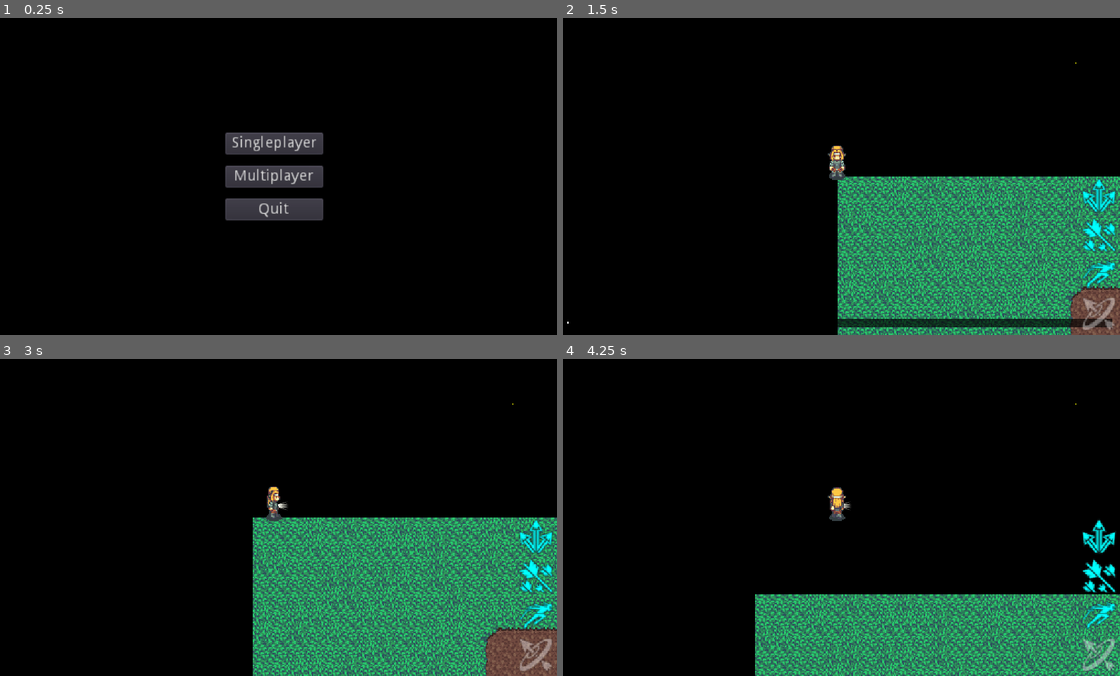
Above: before the commit, frames 1-4 (two rows, left to right).
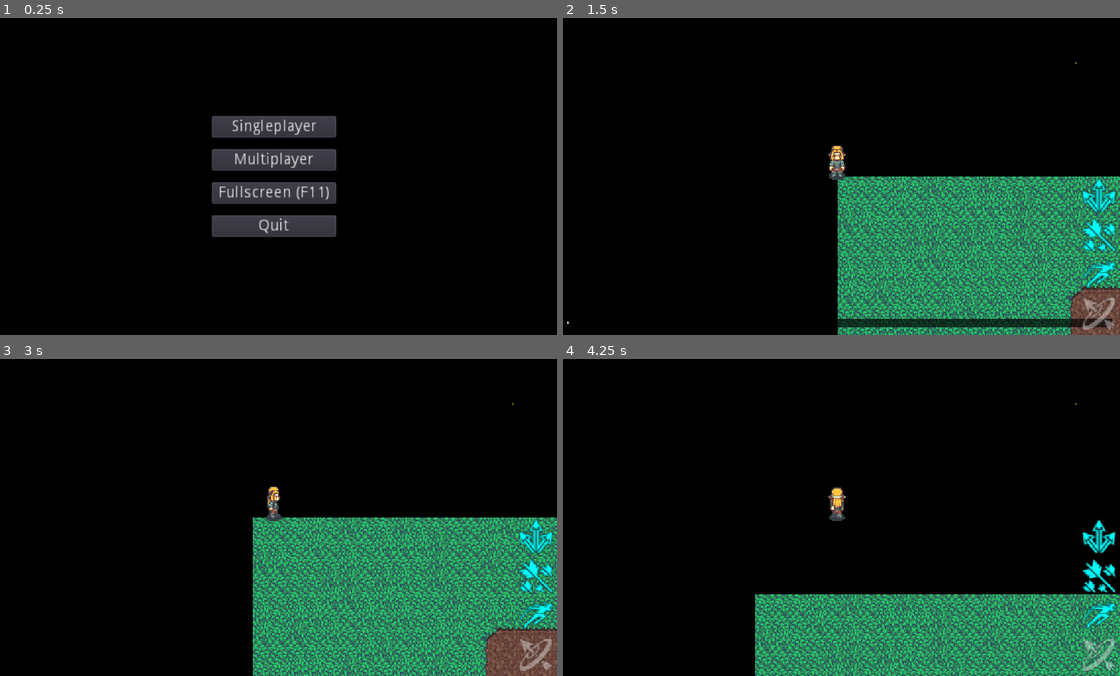
Above: after the commit, the same moments.

Repository: nisovin/Moonshot
Game: Godot game, scene res://bootstrap/Bootstrap.tscn
Two runs of this game, one before a commit and one after it. Both use one fixed random seed, a clock stepped at 60 frames per second and the inputs below.
Inputs (mouse positions are in pixels of both pictures, inside the frame that each line leads up to):
- Up to frame 1 (0.25 s): no input
- Up to frame 2 (1.5 s): click "Singleplayer" at 0.5 s; tap Enter at 1.25 s; move the mouse to (964, 160) at 1.27 s; press the mouse at (964, 160) at 1.28 s; hold D (right) from 1.28 s (still down)
- Up to frame 3 (3 s): right-click (401, 501) at 1.55 s; tap Space at 2 s; move the mouse to (161, 533) at 2.02 s; release D (right) at 2.03 s; release the mouse at (161, 533) at 2.03 s; hold S (down) 2.03-2.78 s; right-click (161, 533) at 2.1 s; click (161, 533) at 2.17 s; tap Shift (movement) at 2.3 s; tap Enter at 2.75 s; move the mouse to (328, 447) at 2.77 s; hold D (right) from 2.78 s (still down); hold Shift (movement) from 2.78 s (still down); click (328, 447) at 2.92 s
- Up to frame 4 (4.25 s): tap R (ultimate) at 3.05, 3.6 s; move the mouse to (808, 580) at 3.52 s; release D (right) at 3.53 s; release Shift (movement) at 3.53 s; hold W (up) from 3.53 s (still down); click (808, 580) at 3.8 s

The runs differ from the first frame. In frame 1, 6.5% of the frame differs, in the area x 38-61%, y 30-70%; in frame 2, nothing differs; in frame 3, less than 0.1%; in frame 4, less than 0.1%.

Commit message:
More stuff

Diff:
--- a/src/MovementSmoother.gd
+++ b/src/MovementSmoother.gd
@@ -17,7 +17,6 @@
 	if follow == null:
 		follow = get_parent()
 	var sprite_parent = follow.get_node_or_null("../../Smoothed")
-	print(sprite_parent)
 	if sprite_parent != null:
 		get_parent().remove_child(self)
 		sprite_parent.add_child(self)
--- a/src/bootstrap/BootstrapSolo.gd
+++ b/src/bootstrap/BootstrapSolo.gd
@@ -1,12 +1,6 @@
 extends Node
 
 func _ready():
-
-	print(int_to_bin_array(11))
-	print(int_to_bin_array(10))
-	print(int_to_bin_array(5))
-	print(int_to_bin_array(6))
-
 	Game.start_solo()
 	queue_free()
 
--- a/src/enemies/Enemy.gd
+++ b/src/enemies/Enemy.gd
@@ -73,7 +73,6 @@
 remotesync func die():
 	dead = true
 	if not Game.is_server():
-		print(last_hit, " ", OS.get_ticks_msec())
 		if Game.player != null and last_hit > OS.get_ticks_msec() - 10000:
 			Game.player.got_kill(self, last_hit > OS.get_ticks_msec() - 250)
 		stun_particles.emitting = false
--- a/src/enemies/EnemyManager.gd
+++ b/src/enemies/EnemyManager.gd
@@ -1,4 +1,6 @@
 extends Node
+
+enum Directive { NONE, FOCUS_PLAYERS, FOCUS_KEEP, SWIFTNESS, ENRAGE }
 
 onready var enemy_spawn_point = owner.get_node("EnemySpawn")
 onready var enemies_node = owner.get_node("Walls/Entities/Enemies")
--- a/src/gui/GameGUI.gd
+++ b/src/gui/GameGUI.gd
@@ -1,4 +1,14 @@
 extends CanvasLayer
+
+const STATUS_TOOLTIPS = [
+	{ "name": "Midnight", "description": "It is midnight, when you are most powerful. Your damage and energy regeneration are increased." },
+	{ "name": "Energized", "description": "Just before the moon shrine was corrupted, it released a burst of lunar energy. Your health regen, energy regen, and cooldown recovery are increased." },
+	{ "name": "Zenith", "description": "It is midday, when the enemy is most powerful. Their damage is increased." },
+	{ "name": "AAARRG!", "description": "The enemy is filled with fiery rage. Their damage is greatly increased, but they also take more damage." },
+	{ "name": "Hurry Up!", "description": "The enemy has been energized, greatly increasing their movement speed." },
+	{ "name": "Destroy The Walls!", "description": "The enemy is currently focused on tearing down the walls, and will try to ignore players." },
+	{ "name": "Slay Them!", "description": "The enemy is currently focused on killing players. Their damage is increased." }
+]
 
 onready var chat_line = $Chat/ChatLine
 onready var scroll = $Chat/ScrollContainer
@@ -6,7 +16,7 @@
 onready var chat_tween = $Chat/Tween
 
 var chatting = false
-var showing_tooltip = -1
+var showing_tooltip = null
 
 func _ready():
 	scroll.get_v_scrollbar().modulate = Color.transparent
@@ -87,35 +97,49 @@
 		check_tooltip()
 
 func check_tooltip():
+	var i = 0
+
 	var c = Game.player.player_class
-	var i = 0
 	for a in $Abilities.get_children():
 		a.value = 1 - c.call("get_" + a.name.to_lower() + "_cooldown")
 		a.tint_progress = Color.cyan if a.value == 1 else Color.white
 		var p = a.get_local_mouse_position()
 		var s = a.rect_size
 		if p.x > 0 and p.x < s.x and p.y > 0 and p.y < s.y:
-			show_tooltip(i, c.ABILITIES[i])
+			show_tooltip("A" + str(i), c.ABILITIES[i])
 			return
 		i += 1
+
+	i = 0
+	for a in $Statuses.get_children():
+		var p = a.get_local_mouse_position()
+		var s = a.rect_size
+		if a.visible and p.x > 0 and p.x < s.x and p.y > 0 and p.y < s.y:
+			show_tooltip("S" + str(i), STATUS_TOOLTIPS[i], "TL")
+			return
+		i += 1
+
 	hide_tooltip()
 
-func show_tooltip(i, ability):
-	if showing_tooltip != i:
-		showing_tooltip = i
+func show_tooltip(id, data, corner = "BR"):
+	if showing_tooltip != id:
+		showing_tooltip = id
 		$Tooltip.show()
-		$Tooltip/VBoxContainer/AbilityName.text = ability.name
-		var desc = ability.description
-		if ability.has("cost"):
-			desc += "\n[color=yellow]Cost:[/color] " + ability.cost
-		if ability.has("cooldown"):
-			desc += "\n[color=yellow]Cooldown:[/color] " + ability.cooldown
+		$Tooltip/VBoxContainer/AbilityName.text = data.name
+		var desc = data.description
+		if data.has("cost"):
+			desc += "\n[color=yellow]Cost:[/color] " + data.cost
+		if data.has("cooldown"):
+			desc += "\n[color=yellow]Cooldown:[/color] " + data.cooldown
 		$Tooltip/VBoxContainer/RichTextLabel.parse_bbcode(desc)
 		yield(get_tree(), "idle_frame")
 		yield(get_tree(), "idle_frame")
 		$Tooltip.rect_size.y = $Tooltip/VBoxContainer/RichTextLabel.get_content_height() + 30
-	$Tooltip.rect_position = $Tooltip.get_global_mouse_position() - $Tooltip.rect_size
+	if corner == "BR":
+		$Tooltip.rect_position = $Tooltip.get_global_mouse_position() - $Tooltip.rect_size
+	else:
+		$Tooltip.rect_position = $Tooltip.get_global_mouse_position()
 
 func hide_tooltip():
 	$Tooltip.hide()
-	showing_tooltip = -1
+	showing_tooltip = null
--- a/src/gui/GameGUI.tscn
+++ b/src/gui/GameGUI.tscn
@@ -8,6 +8,13 @@
 [ext_resource path="res://gui/warrior_ultimate.png" type="Texture" id=6]
 [ext_resource path="res://gui/warrior_attack1.png" type="Texture" id=7]
 [ext_resource path="res://gui/Minimal5x7.ttf" type="DynamicFontData" id=8]
+[ext_resource path="res://gui/icons/status_midnight.png" type="Texture" id=9]
+[ext_resource path="res://gui/icons/status_rage.png" type="Texture" id=10]
+[ext_resource path="res://gui/icons/status_shrinedeath.png" type="Texture" id=11]
+[ext_resource path="res://gui/icons/status_midday.png" type="Texture" id=12]
+[ext_resource path="res://gui/icons/status_swift.png" type="Texture" id=13]
+[ext_resource path="res://gui/icons/status_focus_keep.png" type="Texture" id=14]
+[ext_resource path="res://gui/icons/status_focus_players.png" type="Texture" id=15]
 
 [sub_resource type="StyleBoxFlat" id=1]
 bg_color = Color( 0, 0, 0, 0.670588 )
@@ -21,14 +28,86 @@
 [sub_resource type="DynamicFont" id=3]
 font_data = ExtResource( 3 )
 
+[sub_resource type="DynamicFont" id=4]
+font_data = ExtResource( 3 )
+
 [sub_resource type="DynamicFont" id=5]
-font_data = ExtResource( 3 )
-
-[sub_resource type="DynamicFont" id=4]
 font_data = ExtResource( 8 )
 
 [node name="GUI" type="CanvasLayer"]
 script = ExtResource( 2 )
+
+[node name="Statuses" type="HBoxContainer" parent="."]
+anchor_right = 1.0
+margin_left = 5.0
+margin_top = 5.0
+margin_right = -5.0
+mouse_filter = 2
+__meta__ = {
+"_edit_use_anchors_": false
+}
+
+[node name="Midnight" type="TextureRect" parent="Statuses"]
+visible = false
+modulate = Color( 0, 0.647059, 1, 1 )
+margin_right = 24.0
+margin_bottom = 32.0
+mouse_filter = 2
+texture = ExtResource( 9 )
+
+[node name="ShrineDeath" type="TextureRect" parent="Statuses"]
+visible = false
+modulate = Color( 0, 0.647059, 1, 1 )
+margin_left = 36.0
+margin_right = 68.0
+margin_bottom = 32.0
+mouse_filter = 2
+texture = ExtResource( 11 )
+
+[node name="Midday" type="TextureRect" parent="Statuses"]
+visible = false
+modulate = Color( 1, 0.4, 0, 1 )
+margin_left = 72.0
+margin_right = 104.0
+margin_bottom = 32.0
+mouse_filter = 2
+texture = ExtResource( 12 )
+
+[node name="Rage" type="TextureRect" parent="Statuses"]
+visible = false
+modulate = Color( 1, 0.4, 0, 1 )
+margin_left = 28.0
+margin_right = 52.0
+margin_bottom = 32.0
+mouse_filter = 2
+texture = ExtResource( 10 )
+
+[node name="Swiftness" type="TextureRect" parent="Statuses"]
+visible = false
+modulate = Color( 1, 0.4, 0, 1 )
+margin_left = 108.0
+margin_right = 140.0
+margin_bottom = 32.0
+mouse_filter = 2
+texture = ExtResource( 13 )
+
+[node name="FocusKeep" type="TextureRect" parent="Statuses"]
+visible = false
+modulate = Color( 1, 0.4, 0, 1 )
+margin_left = 108.0
+margin_right = 140.0
+margin_bottom = 32.0
+mouse_filter = 2
+texture = ExtResource( 14 )
+
+[node name="FocusPlayers" type="TextureRect" parent="Statuses"]
+visible = false
+modulate = Color( 1, 0.4, 0, 1 )
+margin_left = 56.0
+margin_right = 80.0
+margin_bottom = 32.0
+mouse_filter = 2
+texture = ExtResource( 15 )
 
 [node name="Chat" type="VBoxContainer" parent="."]
 anchor_top = 1.0
@@ -151,9 +230,11 @@
 tint_under = Color( 1, 1, 1, 0.392157 )
 
 [node name="Tooltip" type="ColorRect" parent="."]
+visible = false
 modulate = Color( 1, 1, 1, 0.866667 )
 margin_right = 250.0
 margin_bottom = 100.0
+mouse_filter = 2
 color = Color( 0.0705882, 0.0980392, 0.156863, 1 )
 __meta__ = {
 "_edit_use_anchors_": false
@@ -166,6 +247,7 @@
 margin_top = 5.0
 margin_right = -5.0
 margin_bottom = -5.0
+mouse_filter = 2
 __meta__ = {
 "_edit_use_anchors_": false
 }
@@ -183,8 +265,9 @@
 [node name="RichTextLabel" type="RichTextLabel" parent="Tooltip/VBoxContainer"]
 margin_top = 19.0
 margin_right = 240.0
-margin_bottom = 31.0
-custom_fonts/normal_font = SubResource( 4 )
+margin_bottom = 30.0
+mouse_filter = 2
+custom_fonts/normal_font = SubResource( 5 )
 bbcode_text = "This is a tooltip"
 text = "This is a tooltip"
 fit_content_height = true
--- a/src/main/Game.gd
+++ b/src/main/Game.gd
@@ -31,6 +31,10 @@
 	centered_message.visible = false
 	player_name_regex.compile("[^A-Za-z0-9_ ]")
 	chat_regex.compile("[^A-Za-z0-9_\\-()!.?@#$%&*+=:;'\" ]")
+
+func _unhandled_key_input(event):
+	if event.scancode == KEY_F11 and event.pressed:
+		OS.window_fullscreen = not OS.window_fullscreen
 
 func start_server():
 	mp_mode = MPMode.SERVER
--- a/src/main/Level.gd
+++ b/src/main/Level.gd
@@ -15,7 +15,6 @@
 	if event.scancode == KEY_F2 and event.pressed:
 		var path = $Navigation2D.get_simple_path($EnemySpawn.position, $Position2D.position, true)
 		$Line2D.points = path
-		print(path)
 	if event.scancode == KEY_F3 and event.pressed:
 		$Navigation2D/Wall.enabled = !$Navigation2D/Wall.enabled
 
@@ -42,7 +41,6 @@
 	player.set_network_master(int(data.id))
 
 func add_enemy_from_data(data):
-	print(data)
 	var enemy = Game.Enemy.instance()
 	enemy.name = str(data.id)
 	enemies_node.add_child(enemy)
@@ -66,16 +64,11 @@
 	return game_state
 
 func load_game_state(game_state):
-	print(game_state)
-	print(typeof(game_state) == TYPE_DICTIONARY)
 	if "time" in game_state:
-		print("time")
 		daynight_anim.play("daynight")
 		daynight_anim.seek(game_state.time)
 	if game_state.has("players"):
-		print("load players")
 		for p in game_state.players:
-			print(p)
 			add_player_from_data(p)
 	if "enemies" in game_state:
 		for e in game_state.enemies:
--- a/src/main/MainMenu.gd
+++ b/src/main/MainMenu.gd
@@ -10,5 +10,8 @@
 	Game.start_client()
 	queue_free()
 
+func _on_Fullscreen_pressed():
+	OS.window_fullscreen = not OS.window_fullscreen
+
 func _on_Quit_pressed():
 	get_tree().quit()
--- a/src/main/MainMenu.tscn
+++ b/src/main/MainMenu.tscn
@@ -15,28 +15,35 @@
 anchor_bottom = 1.0
 
 [node name="VBoxContainer" type="VBoxContainer" parent="CenterContainer"]
-margin_left = 211.0
-margin_top = 104.0
-margin_right = 300.0
-margin_bottom = 184.0
+margin_left = 199.0
+margin_top = 89.0
+margin_right = 312.0
+margin_bottom = 199.0
 custom_constants/separation = 10
 
 [node name="Singleplayer" type="Button" parent="CenterContainer/VBoxContainer"]
-margin_right = 89.0
+margin_right = 113.0
 margin_bottom = 20.0
 text = "Singleplayer"
 
 [node name="Multiplayer" type="Button" parent="CenterContainer/VBoxContainer"]
 margin_top = 30.0
-margin_right = 89.0
+margin_right = 113.0
 margin_bottom = 50.0
 text = "Multiplayer"
 
+[node name="Fullscreen" type="Button" parent="CenterContainer/VBoxContainer"]
+margin_top = 60.0
+margin_right = 113.0
+margin_bottom = 80.0
+text = "Fullscreen (F11)"
+
 [node name="Quit" type="Button" parent="CenterContainer/VBoxContainer"]
-margin_top = 60.0
-margin_right = 89.0
-margin_bottom = 80.0
+margin_top = 90.0
+margin_right = 113.0
+margin_bottom = 110.0
 text = "Quit"
 [connection signal="pressed" from="CenterContainer/VBoxContainer/Singleplayer" to="." method="_on_Singleplayer_pressed"]
 [connection signal="pressed" from="CenterContainer/VBoxContainer/Multiplayer" to="." method="_on_Multiplayer_pressed"]
+[connection signal="pressed" from="CenterContainer/VBoxContainer/Fullscreen" to="." method="_on_Fullscreen_pressed"]
 [connection signal="pressed" from="CenterContainer/VBoxContainer/Quit" to="." method="_on_Quit_pressed"]
--- a/src/main/MultiplayerController.gd
+++ b/src/main/MultiplayerController.gd
@@ -137,11 +137,9 @@
 # CLIENT-SIDE
 
 func _on_connected_to_server():
-	print("CONNECTED")
 	Game.show_centered_message("Waiting for game state...")
 
 remote func load_game_state(data):
-	print("RECEIVED GAME STATE")
 	if data.version != Game.VERSION:
 		Game.show_centered_message("Game version mismatch: client=" + str(Game.VERSION) + "; server=" + str(data.version))
 		get_tree().network_peer = null
@@ -157,7 +155,6 @@
 	menu.connect("option_selected", self, "_on_join_option_selected")
 
 func _on_join_option_selected(option, player_name):
-	print(option)
 	if option == -1:
 		level.queue_free()
 		Game.start_menu()
@@ -168,7 +165,6 @@
 	dc_error = err
 
 func _on_disconnected_from_server():
-	print("DISCONNECT")
 	level.queue_free()
 	Game.show_centered_message(dc_error if dc_error != null else "Disconnected")
 	dc_error = null
@@ -184,7 +180,6 @@
 	Game.start_menu()
 
 remote func invalid_name():
-	print("INVALID NAME")
 	Game.show_centered_message("Invalid name or name already in use")
 	yield(get_tree().create_timer(2), "timeout")
 	Game.hide_centered_message()
--- a/src/player/ArcherClass.gd
+++ b/src/player/ArcherClass.gd
@@ -6,9 +6,9 @@
 const Volley = preload("res://player/Volley.tscn")
 const Moonshot = preload("res://player/Moonshot.tscn")
 
-const SERIALIZE_FIELDS = [ "state", "ultimate_duration" ]
-
-const ARCHER_REGEN = 1
+const SERIALIZE_FIELDS = [ "state" ]
+
+const ARCHER_REGEN = 5
 
 const SHOOT_AIM_TIME = 0.4
 const SHOOT_ARROW_COUNT = 5
@@ -19,15 +19,15 @@
 const SHOOT_KNOCKBACK_DUR = 0.1
 const SHOOT_CENTER_DAMAGE = 40
 const SHOOT_SIDE_DAMAGE = 10
-const SHOOT_COST = 5
+const SHOOT_COST = 7
 const SHOOT_COOLDOWN = 0.5
 
 const VOLLEY_RADIUS = 64
 const VOLLEY_DAMAGE_DELAY = 0.3
 const VOLLEY_DAMAGE = 25
 const VOLLEY_STUN_DUR = 0.2
-const VOLLEY_COST = 5
-const VOLLEY_COOLDOWN = 10
+const VOLLEY_COST = 15
+const VOLLEY_COOLDOWN = 8.0
 
 const SHADOW_DURATION_MIN = 2
 const SHADOW_SPEED_MULT = 2.5
@@ -49,7 +49,7 @@
 	},
 	{
 		"name": "Falling Stars",
-		"description": "Launch a volley of arrows at a targeted location, dealing " + str(VOLLEY_DAMAGE) + " to enemies in the area.",
+		"description": "Launch a volley of arrows at a targeted location, dealing " + str(VOLLEY_DAMAGE) + " damage to enemies in the area.",
 		"cost": str(VOLLEY_COST) + " energy",
 		"cooldown": str(VOLLEY_COOLDOWN) + " seconds"
 	},
@@ -71,16 +71,17 @@
 var shoot_aim_time = 0
 var shoot_cd = 0
 
-var volley_position = Vector2.ZERO
 var volley_cd = 0
 
 var shadow_started = 0
 var shadow_cd = 0
 var shadow_lingering = false
 
+var ultimate_start_time = 0
 var ultimate_cd = ULTIMATE_COOLDOWN
 
 onready var arrow_spawn = $ArrowSpawnPoint
+onready var volley_target = $VolleyTarget
 onready var shadow_tween = $ShadowTween
 onready var ult_marker = $UltimateMarker
 
@@ -108,27 +109,24 @@
 		if i == SHOOT_ARROW_COUNT / 2 - 1:
 			a += SHOOT_ARROW_SPREAD / (SHOOT_ARROW_COUNT - 1)
 	arrow_spawn.visible = false
+	volley_target.visible = false
+	volley_target.radius = VOLLEY_RADIUS
 	ult_marker.visible = false
 
 func is_moving():
 	return false
 
 func got_kill(enemy, killing_blow):
-	print("KILL", killing_blow)
 	if killing_blow and ultimate_cd > 0:
 		ultimate_cd -= ULTIMATE_CD_REDUCE_KILL_BLOW
-		print(ultimate_cd)
 
 func attack1_press():
 	if state == ArcherState.AIMING_ULTIMATE:
 		rpc("ultimate_launch", owner.position, owner.get_action_direction())
 		return
 	if state != ArcherState.NORMAL: return
+	if shoot_cd > 0: return
 	rpc("shoot_aim", owner.position)
-	arrow_spawn.visible = true
-	for m in arrow_spawn.get_children():
-		m.modulate = Color.white
-		m.scale = Vector2(0.2, 1)
 
 func attack1_release():
 	if state != ArcherState.AIMING_ARROW: return
@@ -143,6 +141,11 @@
 	shoot_aim_time = 0
 	owner.position = pos
 	owner.pause_movement()
+	if is_network_master():
+		arrow_spawn.visible = true
+		for m in arrow_spawn.get_children():
+			m.modulate = Color.white
+			m.scale = Vector2(0.2, 1)
 
 remotesync func shoot_fire(pos, dir):
 	owner.position = pos
@@ -181,14 +184,20 @@
 	if volley_cd > 0: return
 	if Game.using_controller:
 		state = ArcherState.AIMING_VOLLEY
-		volley_position = owner.position + owner.get_action_direction() * 70
-		rpc("start_aim", owner.position)
+		volley_target.position = Vector2.ZERO
+		volley_target.visible = true
+		rpc("start_aim_volley")
 	else:
 		rpc("volley", get_global_mouse_position())
 
 func attack2_release():
 	if state == ArcherState.AIMING_VOLLEY:
-		rpc("volley", volley_position)
+		rpc("volley", volley_target.global_position)
+		state = ArcherState.NORMAL
+		volley_target.visible = false
+
+remotesync func start_aim_volley():
+	owner.pause_movement()
 
 remotesync func volley(pos):
 	volley_cd = VOLLEY_COOLDOWN
@@ -251,16 +260,22 @@
 	if ultimate_cd > 0: return
 	state = ArcherState.AIMING_ULTIMATE
 	ult_marker.visible = true
+	ultimate_start_time = OS.get_ticks_msec()
+	if Game.using_controller:
+		owner.pause_movement()
 
 func ultimate_release():
-	pass
+	if state == ArcherState.AIMING_ULTIMATE and OS.get_ticks_msec() > ultimate_start_time + 250:
+		rpc("ultimate_launch", owner.position, owner.get_action_direction())
 
 func ultimate_cancel():
 	state = ArcherState.NORMAL
 	ult_marker.visible = false
+	owner.resume_movement()
 
 remotesync func ultimate_launch(pos, dir):
 	state = ArcherState.NORMAL
+	owner.resume_movement()
 	ultimate_cd = ULTIMATE_COOLDOWN
 	owner.position = pos
 	ult_marker.visible = false
@@ -293,7 +308,16 @@
 		var dir = owner.get_action_direction()
 		ult_marker.rotation = dir.angle()
 		owner.set_facing(dir, true)
-	if shoot_cd > 0: shoot_cd -= delta
+	elif state == ArcherState.AIMING_VOLLEY and is_network_master():
+		var v = Vector2(Input.get_joy_axis(Game.controller_index, JOY_AXIS_0), Input.get_joy_axis(Game.controller_index, JOY_AXIS_1))
+		if v.length() > 0.5:
+			volley_target.position += v.normalized() * 400 * delta
+			volley_target.position.x = clamp(volley_target.position.x, -256, 256)
+			volley_target.position.y = clamp(volley_target.position.y, -144, 144)
+	if shoot_cd > 0:
+		shoot_cd -= delta
+		if shoot_cd <= 0 and state == ArcherState.NORMAL and Input.is_action_pressed("attack1"):
+			rpc("shoot_aim", owner.position)
 	if volley_cd > 0: volley_cd -= delta
 	if shadow_cd > 0 and state != ArcherState.SHADOWED: shadow_cd -= delta
 	if ultimate_cd > 0: ultimate_cd -= delta
--- a/src/player/Player.tscn
+++ b/src/player/Player.tscn
@@ -11,6 +11,7 @@
 [ext_resource path="res://player/arrow_aim_primary.png" type="Texture" id=9]
 [ext_resource path="res://player/archer_ult_aim.png" type="Texture" id=10]
 [ext_resource path="res://player/moon_particle.png" type="Texture" id=11]
+[ext_resource path="res://main/Circle.gd" type="Script" id=12]
 
 [sub_resource type="CircleShape2D" id=1]
 radius = 8.15757
@@ -297,6 +298,10 @@
 
 [node name="ShadowTween" type="Tween" parent="ArcherClass"]
 
+[node name="VolleyTarget" type="Node2D" parent="ArcherClass"]
+script = ExtResource( 12 )
+color = Color( 1, 1, 1, 0.415686 )
+
 [node name="UltimateMarker" type="Sprite" parent="ArcherClass"]
 modulate = Color( 0.780392, 1, 0.996078, 1 )
 texture = ExtResource( 10 )
--- a/src/player/WarriorClass.gd
+++ b/src/player/WarriorClass.gd
@@ -3,6 +3,8 @@
 enum WarriorState { NORMAL, SWINGING_SWORD, AIMING_RUSH, RUSHING }
 
 const SERIALIZE_FIELDS = [ "state", "ultimate_duration" ]
+
+const ENERGY_REGEN = 10
 
 const ATTACK_SWING_TIME = 0.25
 const ATTACK_SWING_ANGLE = PI * 0.8
@@ -12,14 +14,14 @@
 const ATTACK_KNOCKBACK_STR = 300
 const ATTACK_KNOCKBACK_DUR = 0.1
 const ATTACK_STUN_DUR = 0.5
-const ATTACK_COST = 10
-const ATTACK_COOLDOWN = 0.5
+const ATTACK_COST = 8
+const ATTACK_COOLDOWN = 0.4
 
 const AOE_DAMAGE_CLOSE = 40
 const AOE_DAMAGE_FAR = 15
 const AOE_CLOSE_RADIUS = 40
 const AOE_STUN_DUR = 2.0
-const AOE_COST = 20
+const AOE_COST = 15
 const AOE_COOLDOWN = 10.0
 
 const RUSH_MIN_DISTANCE = 50
@@ -27,15 +29,16 @@
 const RUSH_CHARGE_TIME = 300
 const RUSH_SPEED = 800
 const RUSH_MAX_TIME = 750
-const RUSH_DAMAGE = 2
+const RUSH_DAMAGE = 5
 const RUSH_KNOCKBACK_STR = 300
 const RUSH_KNOCKBACK_DUR = 0.1
 const RUSH_STUN_DUR = 0.3
-const RUSH_COST = 50
+const RUSH_COST = 40
 const RUSH_COOLDOWN = 3.0
 
 const ULTIMATE_ATTACK_MULT = 3
 const ULTIMATE_DEFENSE_MULT = 0.2
+const ULTIMATE_ENERGY_MULT = 2
 const ULTIMATE_CD_MULT = 2.0
 const ULTIMATE_DURATION = 15
 const ULTIMATE_KILL_EXTEND = 1
@@ -60,7 +63,7 @@
 	},
 	{
 		"name": "Astral Rush",
-		"description": "Charge forward, dealing " + str(RUSH_DAMAGE) + " damage around you upon impacting with an enemy, and knocking them back.",
+		"description": "Charge forward, dealing " + str(RUSH_DAMAGE) + " damage to enemies around you upon impact, and knocking them back.",
 		"cost": str(RUSH_COST) + " energy",
 		"cooldown": str(RUSH_COOLDOWN) + " seconds"
 	},
@@ -262,7 +265,6 @@
 remotesync func start_rush(start_pos, rush_dir, max_dist):
 	owner.position = start_pos
 	owner.set_facing(rush_dir, true)
-	print("start_rush ", rush_dir)
 	rush_start_time = OS.get_ticks_msec()
 	rush_start_position = start_pos
 	rush_direction = rush_dir
@@ -271,7 +273,6 @@
 	state = WarriorState.RUSHING
 
 remotesync func end_rush(end_pos, collided):
-	print("end rush ", end_pos, collided)
 	owner.position = end_pos
 	state = WarriorState.NORMAL
 	owner.resume_movement()
--- a/src/project.godot
+++ b/src/project.godot
@@ -36,8 +36,8 @@
 
 window/size/width=512
 window/size/height=288
-window/size/test_width=1920
-window/size/test_height=1080
+window/size/test_width=1280
+window/size/test_height=720
 window/stretch/mode="2d"
 window/stretch/aspect="expand"
 
Not shown: 2 places in src/gui/GameGUI.tscn that only renumber resources
Binary file added: src/gui/icons/status_focus_keep.png
Not shown, added: src/gui/icons/status_focus_keep.png.import
Binary file added: src/gui/icons/status_focus_players.png
Not shown, added: src/gui/icons/status_focus_players.png.import
Binary file added: src/gui/icons/status_midday.png
Not shown, added: src/gui/icons/status_midday.png.import
Binary file added: src/gui/icons/status_midnight.png
Not shown, added: src/gui/icons/status_midnight.png.import
Binary file added: src/gui/icons/status_rage.png
Not shown, added: src/gui/icons/status_rage.png.import
Binary file added: src/gui/icons/status_shrinedeath.png
(and 4 more such lines)
